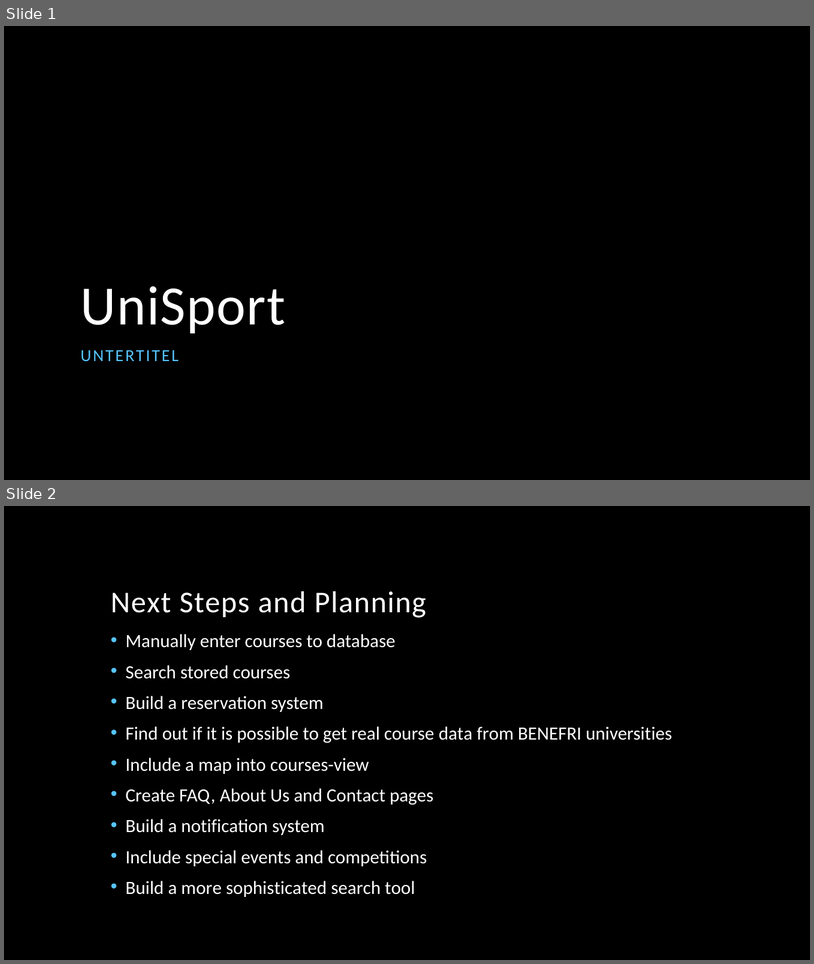
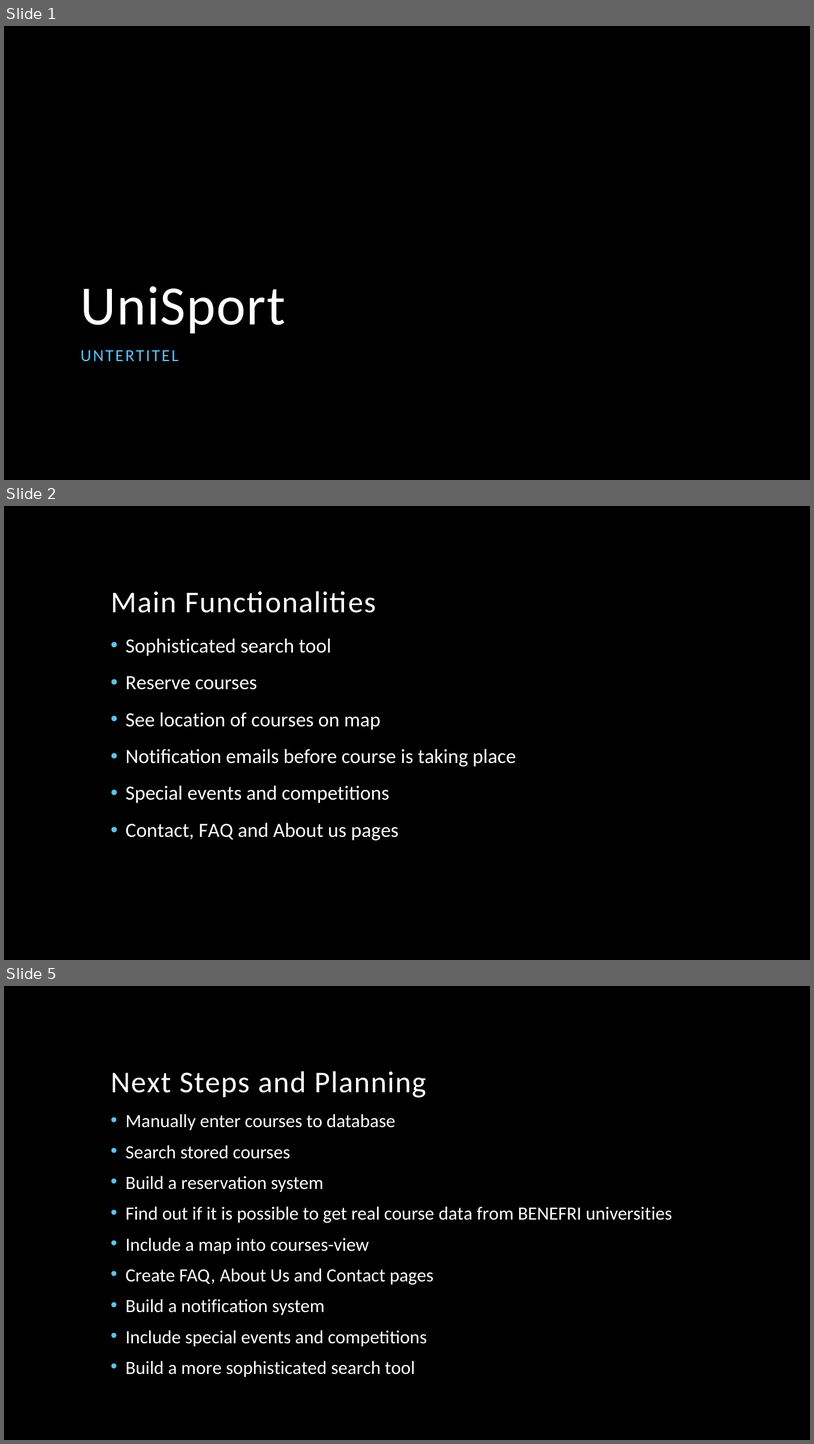
Before and after one commit to JoelNiklaus/UniSport, a slide deck: administration/UniSport.pptx. Shown one above the other, each under a label of ours: slides 1 and 2 before the commit, slides 1, 2 and 5 after it; the slides between them are not shown. The pictures are 814x964 and 814x1444 pixels, drawn with LibreOffice and Linux fonts; fonts in the diff are those of the drawing; background and template pictures are left out. Boxes give left, top, right and bottom in pixels: in the first picture for what was removed or moved away, otherwise in the second. Text is boxed around its words. In the diff, an @@ line names an element or a change of style, - is before the commit and + after.

```diff
--- a/administration/UniSport.pptx
+++ b/administration/UniSport.pptx
@@ slide 2 added at [4,506,810,960], background picture (left out) @@
@@ title added at [111,591,376,613], 36 pt, text #FFFFFF @@
+Main Functionalities
@@ text added at [126,638,516,840], 24 pt, text #FFFFFF @@
+• Sophisticated search tool
+• Reserve courses
+• See location of courses on map
+• Notification emails before course is taking place
+• Special events and competitions
+• Contact, FAQ and About us pages
@@ what was slide 2 is now slide 5 @@
```
Also in this commit, not shown: 2 other slides added.
